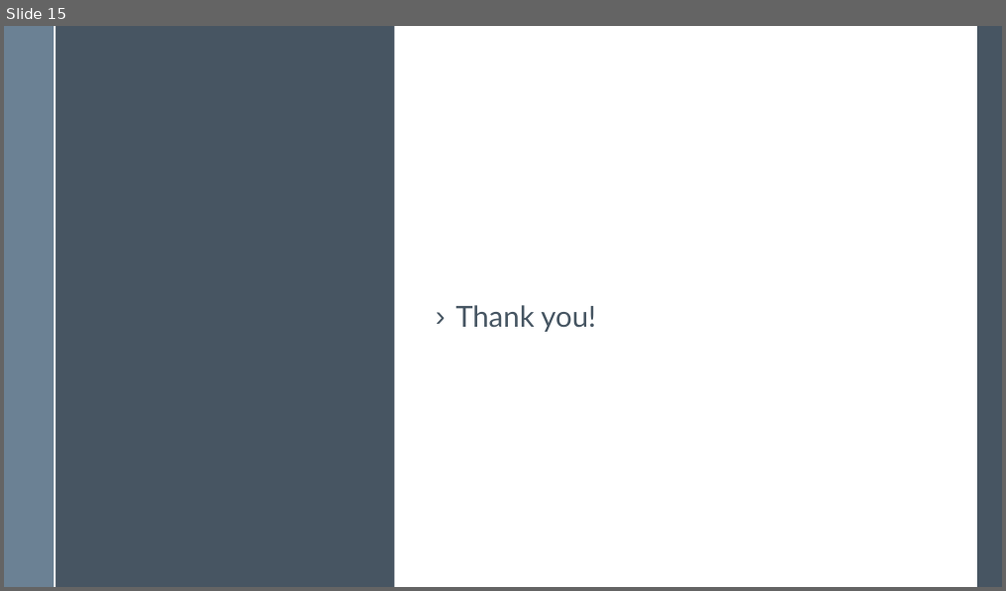
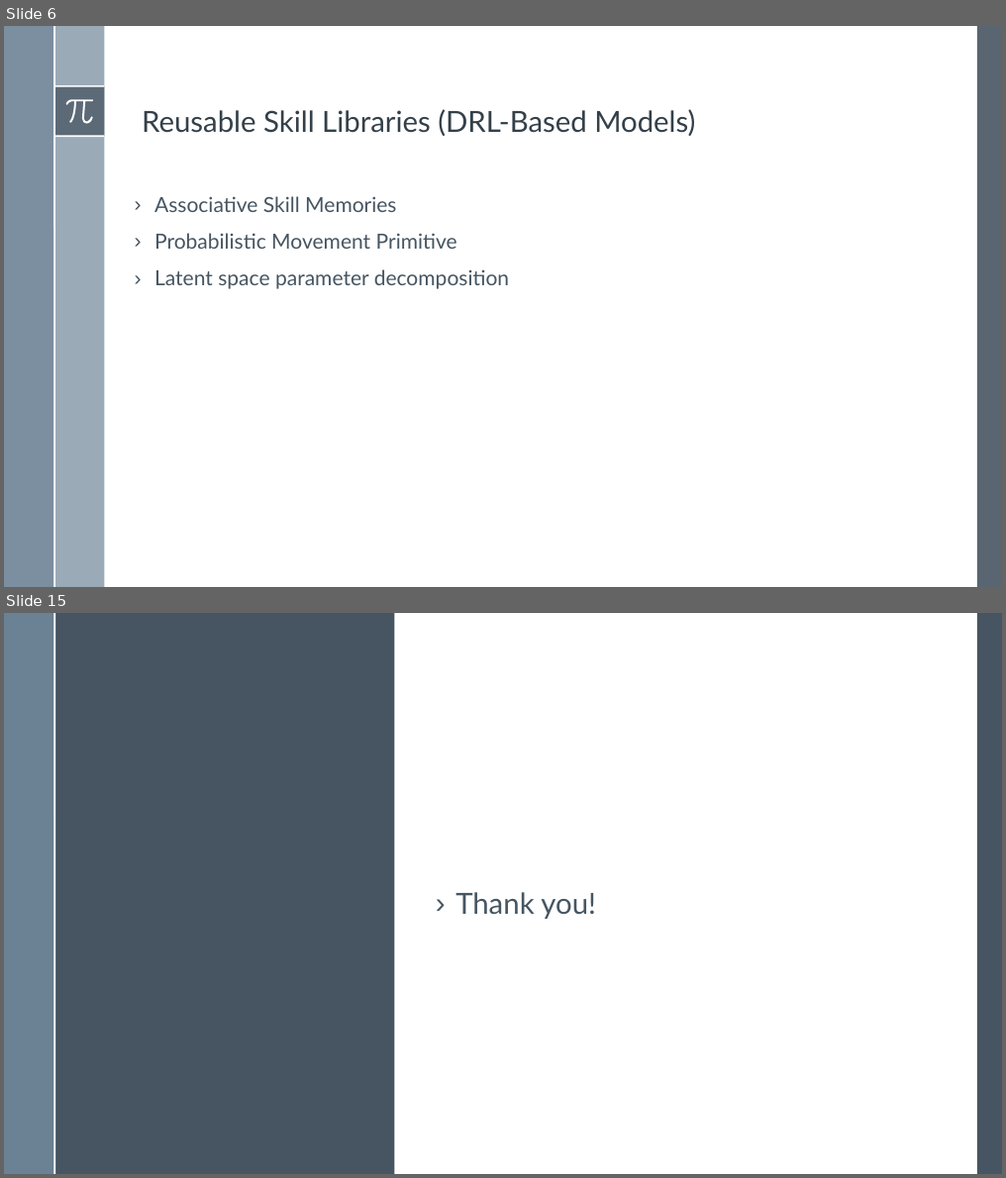
Before and after one commit to BardiaMojra/presentations, a slide deck: _01_template/presentation.odp. Shown one above the other, each under a label of ours: slide 15 before the commit, slides 6 and 15 after it; the slides between them are not shown. The pictures are 1006x591 and 1006x1178 pixels, drawn with LibreOffice and Linux fonts; fonts in the diff are those of the drawing. Boxes give left, top, right and bottom in pixels: in the first picture for what was removed or moved away, otherwise in the second. Text is boxed around its words. In the diff, an @@ line names an element or a change of style, - is before the commit and + after.

```diff
--- a/_01_template/presentation.odp
+++ b/_01_template/presentation.odp
@@ slide 6 added at <box>4,26,1002,587</box>, background #FFFFFF; not listed: 6 template elements that a slide beside it also shows @@
@@ rectangle added at <box>977,26,1002,587</box>, fill #475562 at 90% opacity @@
@@ freeform shape added at <box>66,99,94,123</box>, fill #FFFFFF @@
@@ text added at <box>142,109,695,136</box>, 28 pt, text #344049 @@
+Reusable Skill Libraries (DRL-Based Models)
@@ text added at <box>154,196,509,289</box>, 20 pt, text #465562 @@
+› Associative Skill Memories
+› Probabilistic Movement Primitive
+› Latent space parameter decomposition
```
Also in this commit, not shown: 13 other slides added, 14 slides removed, 34 other files.
